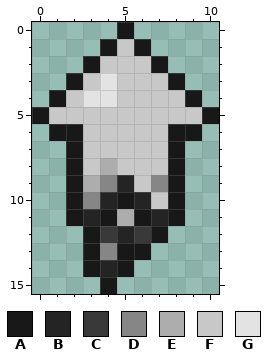
File history of a pixel-art sprite, res/textures/ArrowParticle.png. The picture above is the old version.
The file is 11x16 pixels. Colours within 5 levels of each other are drawn and written as one.
Palette (. is transparent): A #181818  B #242424  C #393939  D #868686  E #adadad  F #c8c8c8  G #e3e3e3
Pixels before, first column x 0:
 0 .....A.....
 1 ....AFA....
 2 ...AFFFA...
 3 ..AFGFFFA..
 4 .AFGGFFFFA.
 5 AFFFFFFFFFA
 6 .AAFFFFFAA.
 7 ..AFFFFFA..
 8 ..AFEFFFA..
 9 ..AEDBFDA..
10 ..ADBABFA..
11 ..ABAEABA..
12 ...ACBCA...
13 ...ADAA....
14 ...ABA.....
15 ....A......
The result:
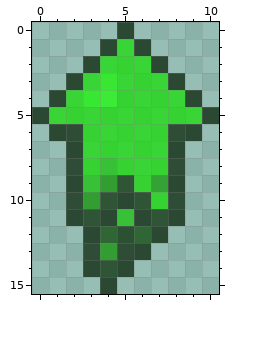
Diff:
{"colour":"A","old":"#181818","new":"#021b00b3"}
{"colour":"B","old":"#242424","new":"#032800b3"}
{"colour":"C","old":"#393939","new":"#054000b3"}
{"colour":"D","old":"#868686","new":"#0c9600b3"}
{"colour":"E","old":"#adadad","new":"#10c100b3"}
{"colour":"F","old":"#c8c8c8","new":"#12df00b3"}
{"colour":"G","old":"#e3e3e3","new":"#15fe00b3"}
